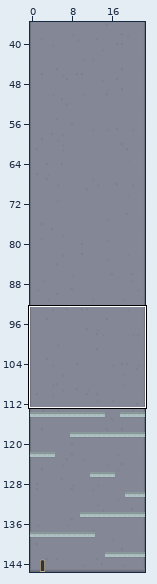
Two states of a Tiled map, EdgeCandy/Content/Levels/level.tmx. Above: a wide view before the commit, with the close-up outlined.
Close-up. Earlier state:
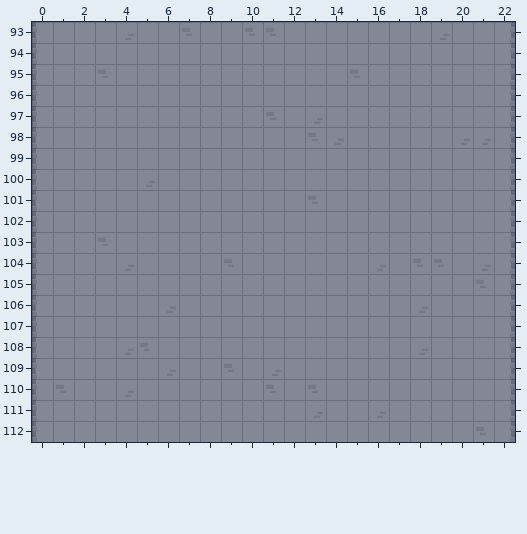
Cells are 21x21 px. Shown: x 0..22, y 93..112. The commit also changed other parts of the map, which this record leaves out.
Now the later version:
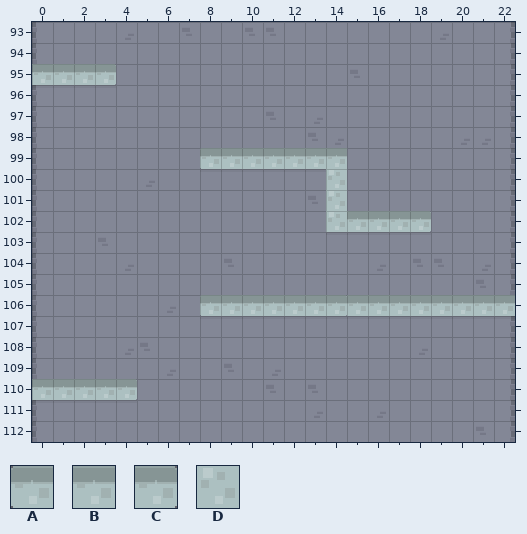
Key: from "tileset": A 302, B 303, C 304, D 332.
_ is an empty cell, . an unchanged one.
Change:
--- layer "Foreground"
@@ x 0..3 @@
- 95 ____
+ 95 BBBC
@@ x 8..18 @@
- 99 _______....
-100 ......_....
-101 ......_....
-102 ......_____
+ 99 ABBBBBB....
+100 ......D....
+101 ......D....
+102 ......DBBBC
@@ x 8..22 @@
-106 _______________
+106 ABBBBBCBBBBBBBB
@@ x 0..4 @@
-110 _____
+110 BBBBC
Boxes around the changes in both close-ups, in picture pixels (x1, y1, x2, y2):
added: (32, 64, 116, 85)
added: (200, 148, 431, 232)
added: (200, 295, 515, 316)
added: (32, 379, 137, 400)
